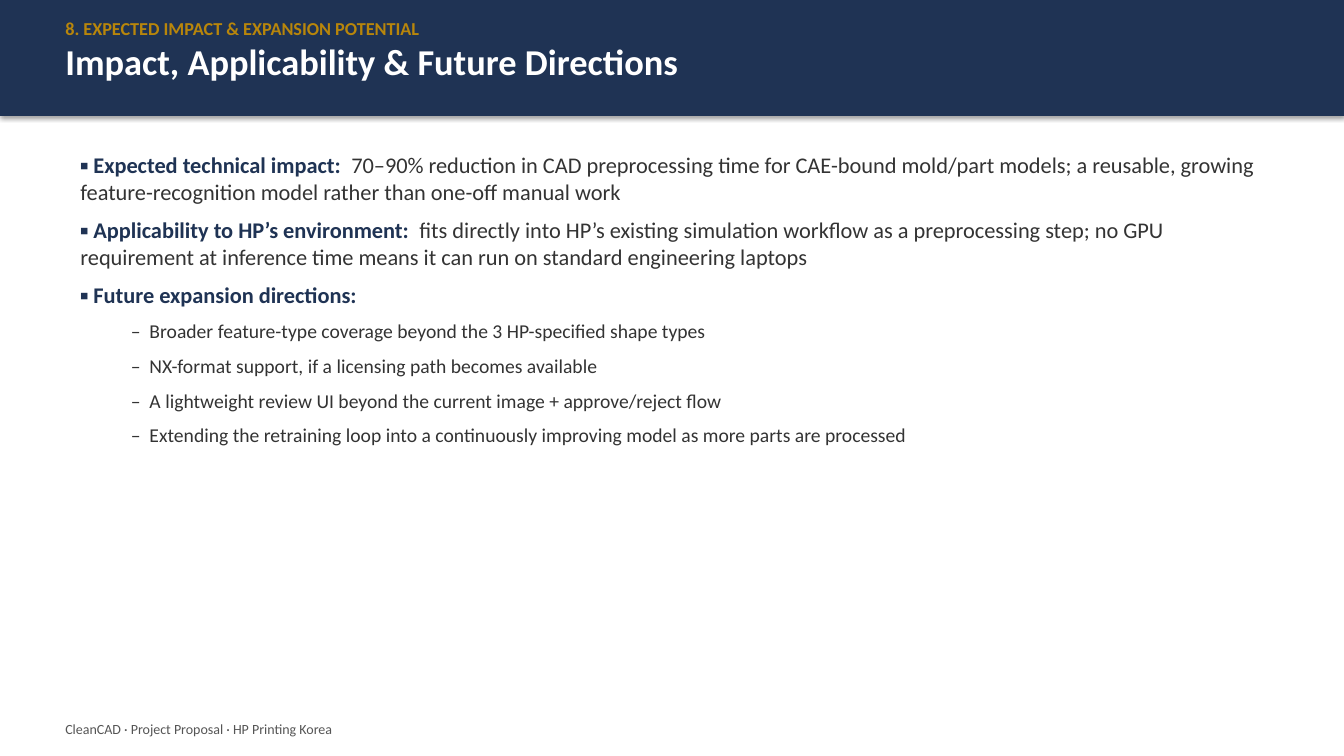
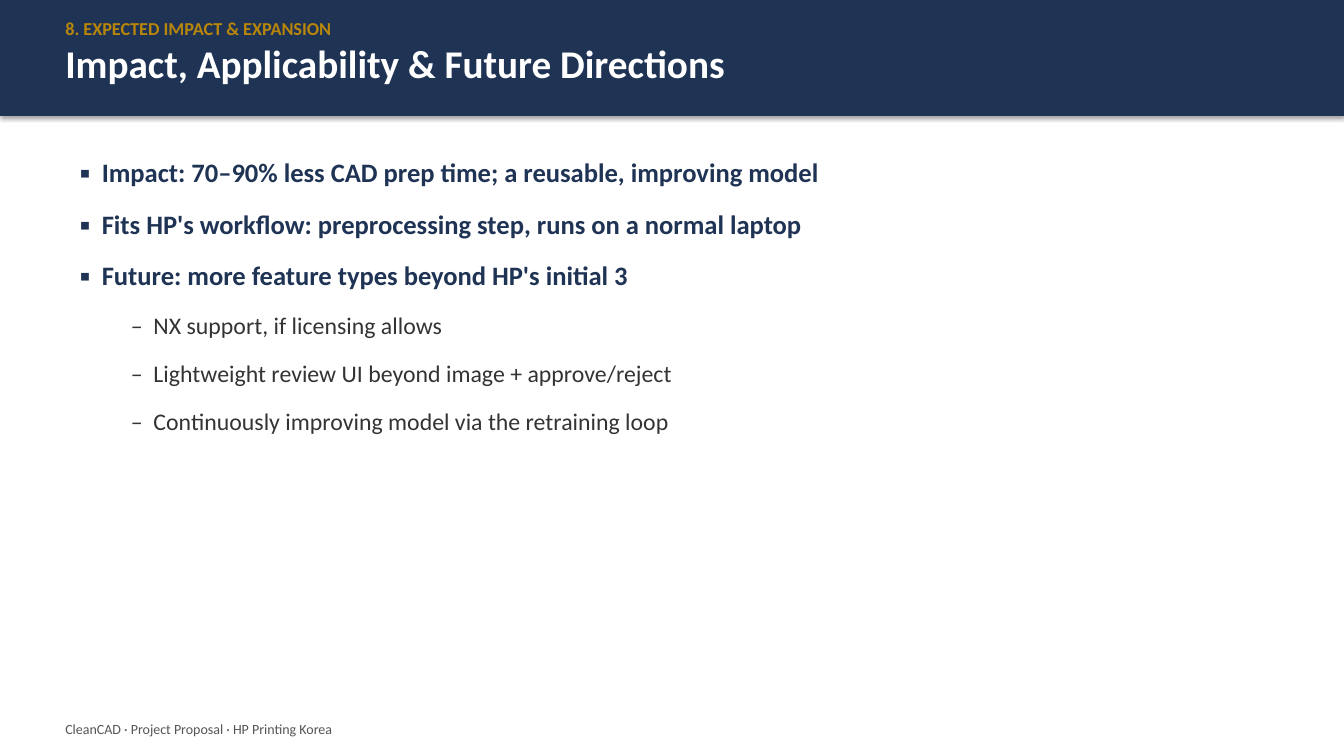
Before and after one commit to Junoh-Lee111/CapstoneProject-HP-Mold-Part-Defeaturing, a slide deck: slide 16 of docs/Project_Proposal.pptx (slide 15 before the commit). Drawn at 1344x756 pixels with LibreOffice and Linux fonts; fonts in the diff are those of the drawing. Boxes give left, top, right and bottom in pixels: in the first picture for what was removed or moved away, otherwise in the second. Text is boxed around its words. In the diff, an @@ line names an element or a change of style, - is before the commit and + after.

```diff
--- a/docs/Project_Proposal.pptx
+++ b/docs/Project_Proposal.pptx
@@ text at bbox=[65, 22, 331, 35]: text changed @@
-8. EXPECTED IMPACT & EXPANSION POTENTIAL
+8. EXPECTED IMPACT & EXPANSION
@@ text at bbox=[65, 50, 724, 84]: size 26 to 28 pt in "Impact, Applicability & Future Directions" @@
@@ text at bbox=[102, 163, 818, 434]: text changed; size 16 to 19 pt; text colour #333333 to #1F3354; bold on @@
-▪ Expected technical impact: 70–90% reduction in CAD preprocessing time for CAE-bound mold/part models; a reusable, growing feature-recognition model rather than one-off manual work
-▪ Applicability to HP’s environment: fits directly into HP’s existing simulation workflow as a preprocessing step; no GPU requirement at inference time means it can run on standard engineering laptops
-▪ Future expansion directions:
-  – Broader feature-type coverage beyond the 3 HP-specified shape types
-  – NX-format support, if a licensing path becomes available
-  – A lightweight review UI beyond the current image + approve/reject flow
-  – Extending the retraining loop into a continuously improving model as more parts are processed
+▪ Impact: 70–90% less CAD prep time; a reusable, improving model
+▪ Fits HP's workflow: preprocessing step, runs on a normal laptop
+▪ Future: more feature types beyond HP's initial 3
+  – NX support, if licensing allows
+  – Lightweight review UI beyond image + approve/reject
+  – Continuously improving model via the retraining loop
```
Also in this commit, not shown: 15 other slides changed, 1 slide added, 6 other files.
